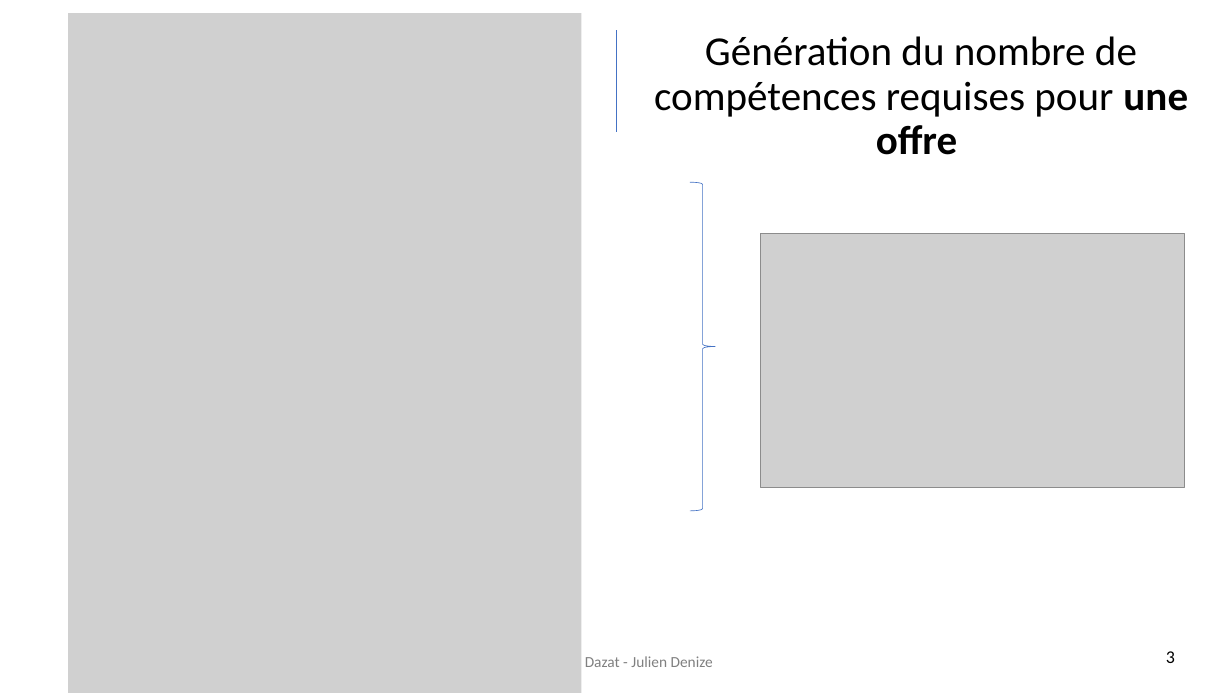
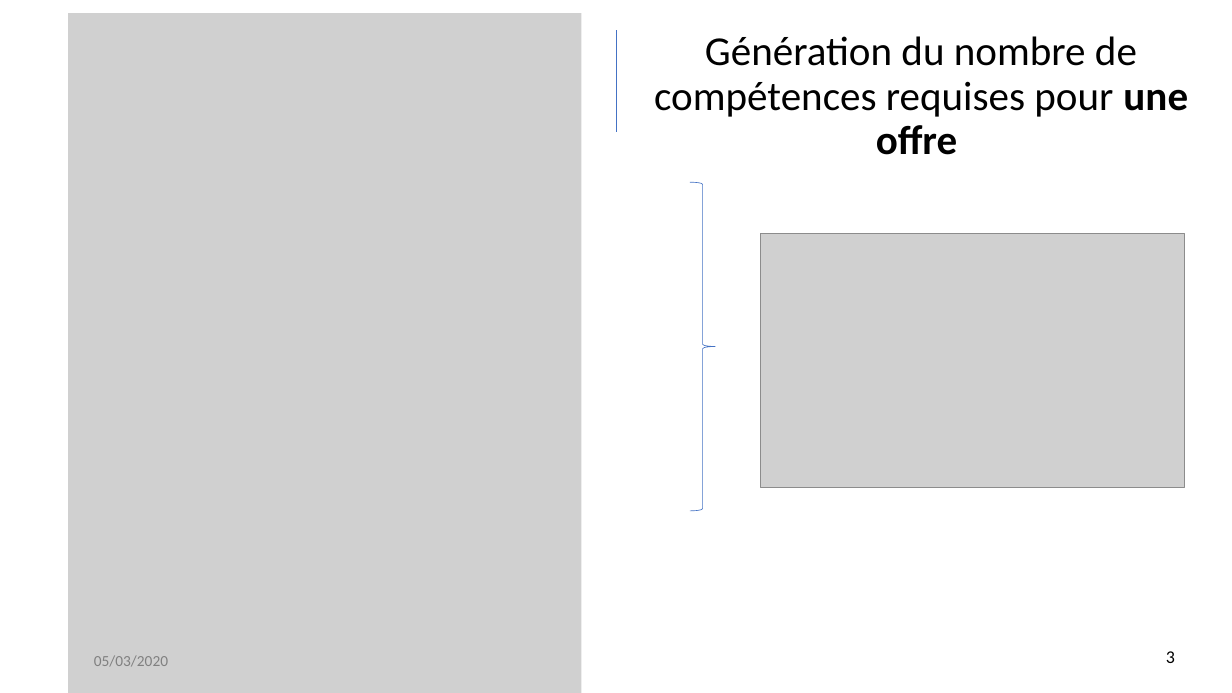
Before and after one commit to juliendenize/Linkedin-IA316-2020, a slide deck: slide 3 of IA316_Linkdn.pptx. Drawn at 1232x693 pixels with LibreOffice and Linux fonts; fonts in the diff are those of the drawing; grey boxes stand for pictures; background and template pictures are left out. Boxes give left, top, right and bottom in pixels: in the first picture for what was removed or moved away, otherwise in the second. Text is boxed around its words. In the diff, an @@ line names an element or a change of style, - is before the commit and + after.

```diff
--- a/IA316_Linkdn.pptx
+++ b/IA316_Linkdn.pptx
@@ text added at box(94, 655, 168, 667), 12 pt, text #808080 @@
+05/03/2020
@@ text removed at box(519, 653, 713, 672) @@
-Alexandre Dazat - Julien Denize
```
Also in this commit, not shown: 12 other slides changed.
